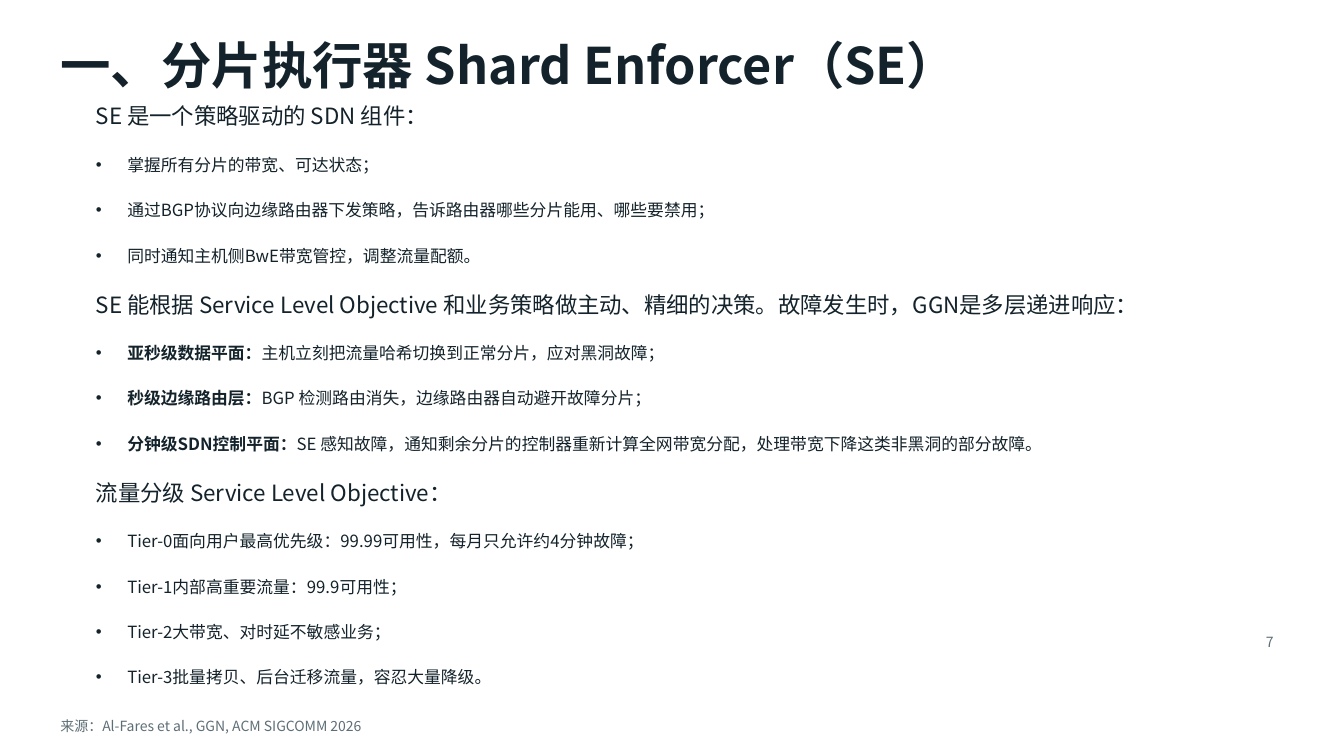
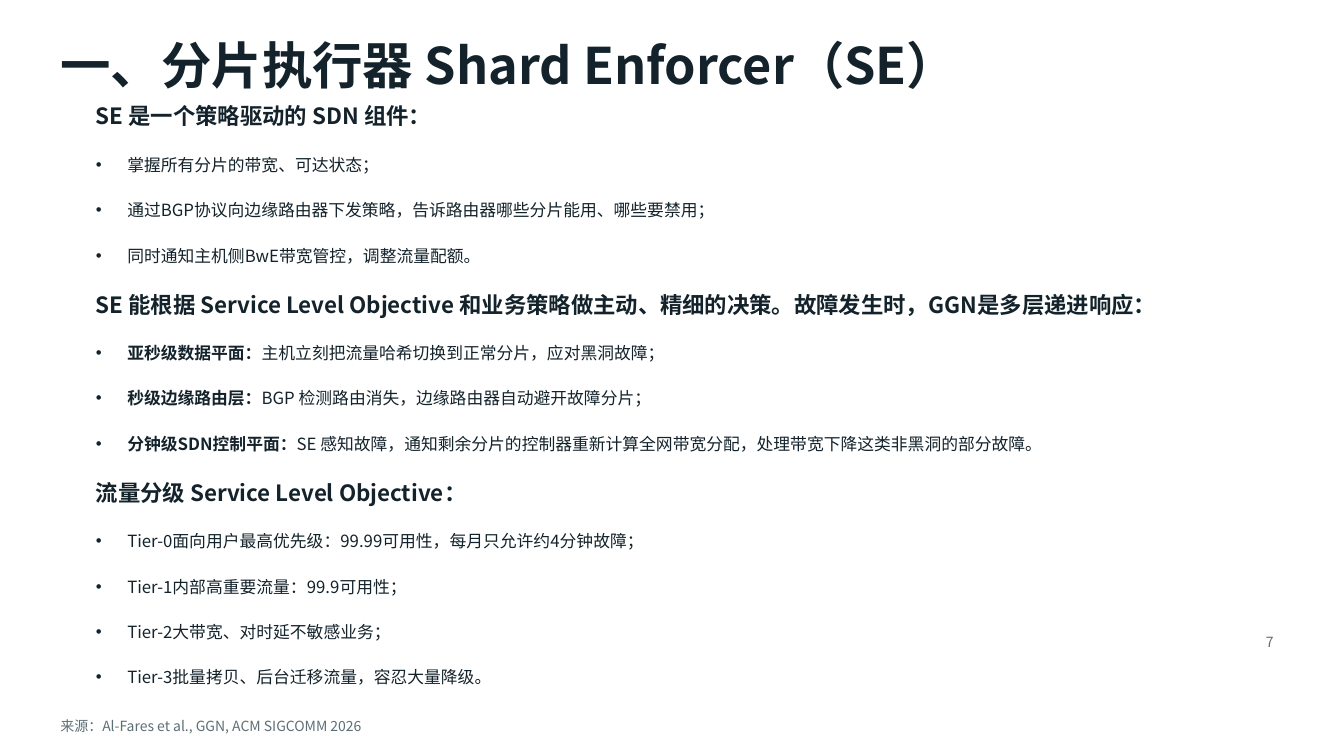
Before and after one commit to LuisXinYe/Transfer-Repo, a slide deck: slide 7 of GGN_解读.pptx. Drawn at 1344x756 pixels with LibreOffice and Linux fonts; fonts in the diff are those of the drawing. Boxes give left, top, right and bottom in pixels: in the first picture for what was removed or moved away, otherwise in the second. Text is boxed around its words. In the diff, an @@ line names an element or a change of style, - is before the commit and + after.

```diff
--- a/GGN_解读.pptx
+++ b/GGN_解读.pptx
@@ text at bbox=[96, 105, 1157, 506]: bold on in "SE 是一个策略驱动的 SDN 组件：", "SE 能根据 Service Level Objective 和业务策略做主动、精细的决策。故障发生时，GGN是多层递进 ...", "流量分级 Service Level Objective：" @@
```
Also in this commit, not shown: 1 other slide changed.
